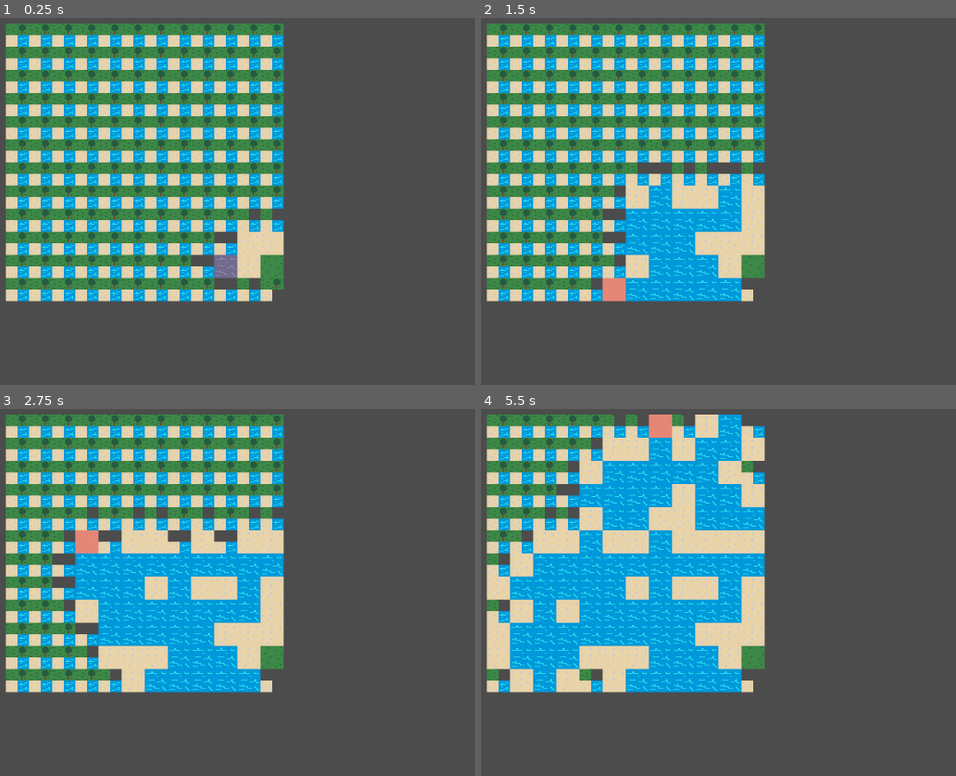
Above: before the commit, frames 1-4 (two rows, left to right).
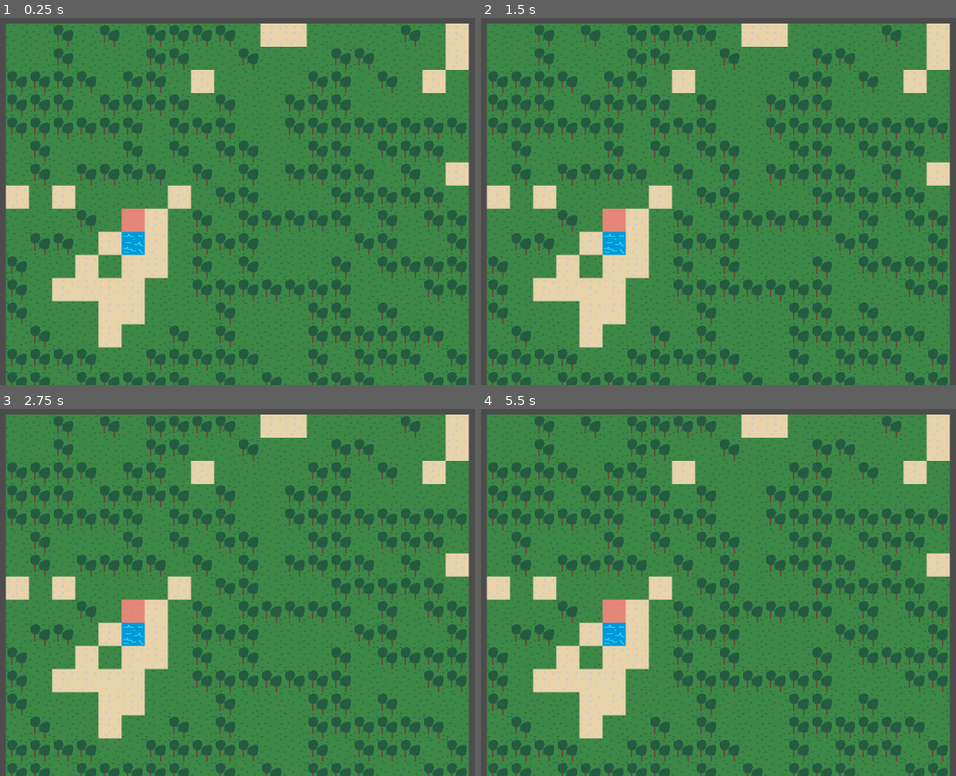
Above: after the commit, the same moments.

Repository: Tobybsmith/WaveFunctionCollapse
Game: Godot game, scene res://scenes/Root.tscn
Two runs of this game, one before a commit and one after it. Both use one fixed random seed, a clock stepped at 60 frames per second and the inputs below.
Inputs:
- Up to frame 1 (0.25 s): no input
- Up to frame 2 (1.5 s): no input
- Up to frame 3 (2.75 s): no input
- Up to frame 4 (5.5 s): no input

The runs differ from the first frame. In frame 1, 84% of the frame differs, in the area x 1-99%, y 1-100%; in frame 2, 86%; in frame 3, 88%; in frame 4, 92%.

Commit message:
Update TileManager.gd

Diff:
--- a/Godot/scenes/TileManager.gd
+++ b/Godot/scenes/TileManager.gd
@@ -6,21 +6,18 @@
 var world
 var ties = []
 var currentTilePos
-const HEIGHT = 12
-const WIDTH = 12
+const HEIGHT = 20
+const WIDTH = 20
 var count = 0
-var ordered_tile_list
 var complete
+var busted = false
 
 #TODO
-#at least 1 zero entropy tile spotted - possibleStates = 0 where a contradiction exists
-#the tile is in an impossible state and cannot be changed
-#	 somehow the changes from one tile being collapsed do not ripple across the entire board
-#	 since tiles are only affected in rules by collapsed neighbors
+#edge adjacency
+#why crash when big
 
 
 func _ready():
-	print("BEGIN")
 	randomize()
 	world = make_2d_array(HEIGHT, WIDTH)
 	for i in HEIGHT:
@@ -31,16 +28,32 @@
 			#have to instance these at some point to make actual tiles
 			world[j][i] = current_tile
 			current_tile.pos = Vector2(j,i)
-#	while not finished:
+	while not complete:
+		collapse()
+
+#func _physics_process(delta):
+#	if busted:
+#		reset()
+#		busted = false;
+#	if count % 1 == 0:
+#		count = 0;
 #		collapse()
-
-func _physics_process(delta):
-	if count % 4 == 0:
-		count = 0;
-		collapse()
-	if complete:
-		return
-	count += 1
+#	if complete:
+#		return
+#	count += 1
+
+func reset():
+	print("RESET")
+	world.clear()
+	world = make_2d_array(HEIGHT, WIDTH)
+	for i in HEIGHT:
+		for j in WIDTH:
+			var current_tile = tile.instance()
+			self.add_child(current_tile)
+			current_tile.global_position = Vector2(i * 32 + 16 + 300, j * 32 + 16 + 100)
+			#have to instance these at some point to make actual tiles
+			world[j][i] = current_tile
+			current_tile.pos = Vector2(j,i)
 
 func collapse():
 	count += 1
@@ -88,7 +101,7 @@
 			return
 		#somehow possibleStates can be 0
 		if currentTile.possibleStates.size() == 0:
-			print("ZERO ENTROPY SPOTTED")
+			busted = true
 			return
 		currentTile.possibleStates = [currentTile.possibleStates[randi()%currentTile.possibleStates.size()]]
 		currentTile.collapsed = true
